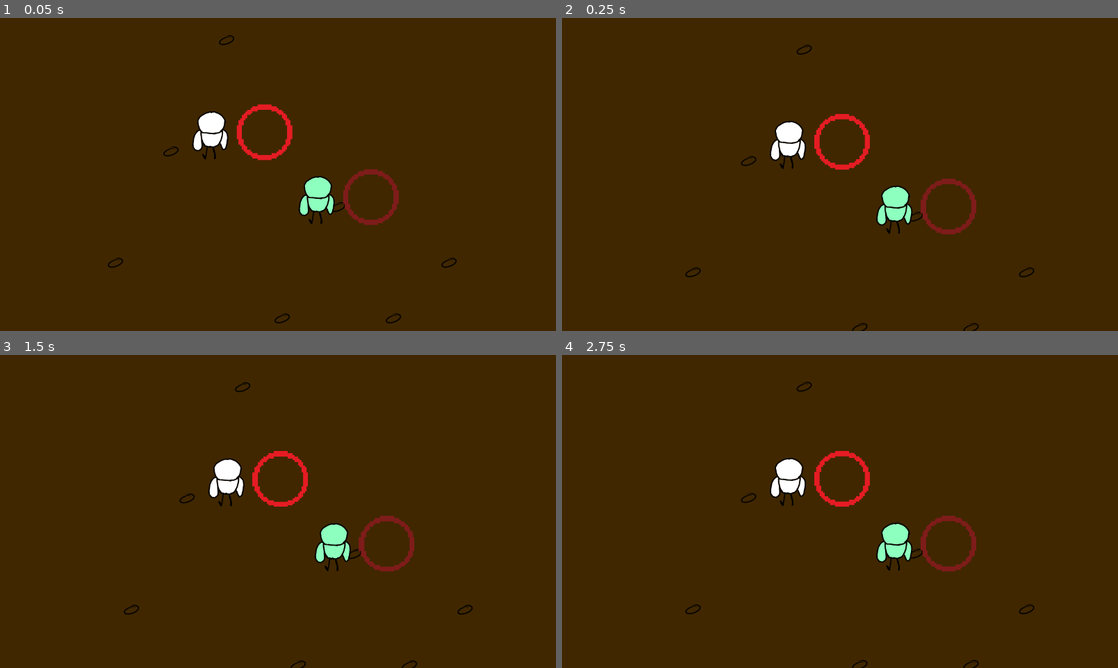
Above: before the commit, frames 1-4 (two rows, left to right).
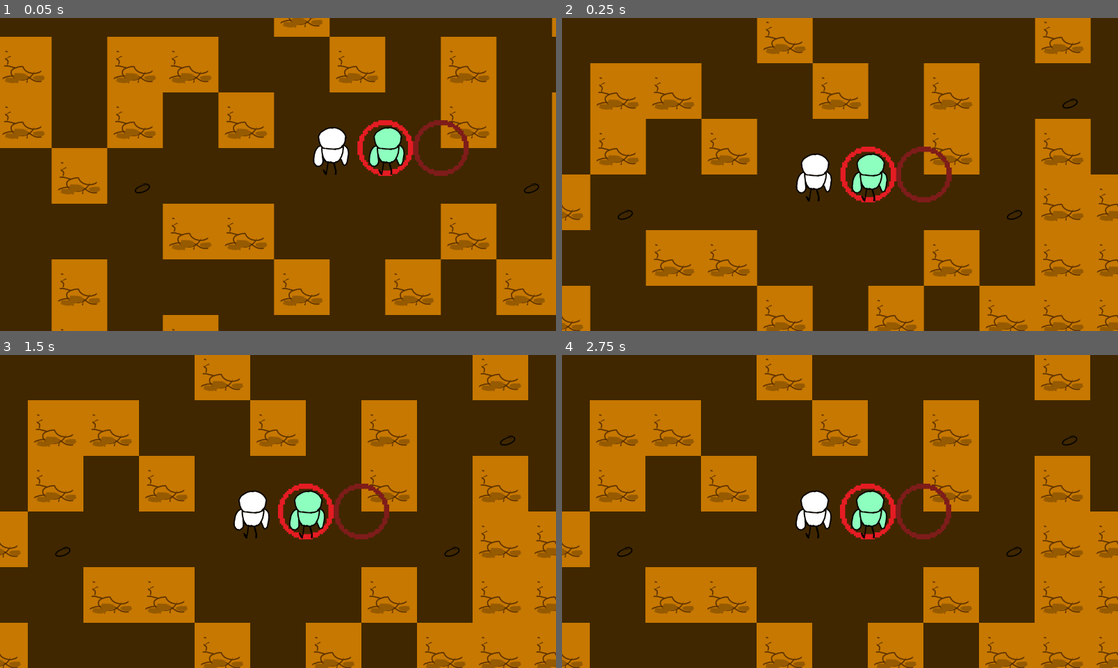
Above: after the commit, the same moments.

Repository: JustMikkk/Mine-otaurs
Game: Godot game, scene res://scenes/level.tscn
Same seed, same stepped clock (60 frames per second), same inputs: the game is played once before the commit and once after it.
Inputs:
- Up to frame 1 (0.05 s): no input
- Up to frame 2 (0.25 s): no input
- Up to frame 3 (1.5 s): no input
- Up to frame 4 (2.75 s): no input

The runs differ from the first frame. In frame 1, 37% of the frame differs, in the area x 0-100%, y 0-100%; in frame 2, 40%; in frame 3, 40%; in frame 4, 40%.

Commit message:
feat: basic tilemap integration

Diff:
--- a/globals/TilesConfig.gd
+++ b/globals/TilesConfig.gd
@@ -1,7 +1,33 @@
 extends Node
 
 
-const WALL_BLANK := Vector2i(5, 0)
-const WALL_OBSIDIAN := Vector2i(3, 7)
+const WALL_DEFAULT = Vector2(1, 1)
+const WALL_OBSIDIAN = Vector2i(0, 6)
 
-const WALL_DEFAULT := Vector2(1, 1)
+const WALL_CORNER_TOP_LEFT = Vector2i(0, 0)
+const WALL_CORNER_TOP_RIGHT = Vector2i(4, 0)
+const WALL_CORNER_BOTTOM_LEFT = Vector2i(0, 4)
+const WALL_CORNER_BOTTOM_RIGHT = Vector2i(4, 4)
+
+const WALLS_EDGE_TOP = [Vector2i(1, 0), Vector2i(2, 0), Vector2i(3, 0)]
+const WALLS_EDGE_LEFT = [Vector2i(0, 1), Vector2i(0, 2), Vector2i(0, 3)]
+const WALLS_EDGE_RIGHT = [Vector2i(4, 1), Vector2i(4, 2), Vector2i(4, 3)]
+const WALLS_EDGE_BOTTOM = [Vector2i(1, 4), Vector2i(2, 4), Vector2i(3, 4)]
+
+const WALLS_INSIDE = [
+	Vector2i(1, 1), Vector2i(2, 1), Vector2i(3, 1),
+	Vector2i(1, 2), Vector2i(2, 2), Vector2i(3, 2),
+	Vector2i(1, 3), Vector2i(2, 3), Vector2i(3, 3),
+]
+
+const WALL_ONE_TOP = Vector2i(6, 2)
+const WALL_ONE_LEFT = Vector2i(2, 6)
+const WALL_ONE_RIGHT = Vector2i(7, 6)
+const WALL_ONE_BOTTOM = Vector2i(6, 7)
+
+const WALLS_UP_DOWN = [Vector2i(6, 3), Vector2i(6, 4), Vector2i(6, 5)]
+const WALLS_LEFT_RIGHT = [Vector2i(3, 6), Vector2i(4, 6), Vector2i(5, 6)]
+
+const WALL_CROSSROAD = Vector2i(6, 6)
+
+const WALL_SINGULAR = Vector2i(6, 0)
--- a/scenes/level.gd
+++ b/scenes/level.gd
@@ -8,15 +8,21 @@
 @onready var _walls_tile_map: TileMapLayer = $"Walls-TileMap"
 @onready var _map_generator: MapGenerator = $MapGenerator
 
+@onready var _player_1: Player = $P1
+@onready var _player_2: Player = $P2
+
 
 func _ready() -> void:
-	$P1.break_wall.connect(_on_break_wall)
-	$P2.break_wall.connect(_on_break_wall)
+	_player_1.break_wall.connect(_on_break_wall)
+	_player_2.break_wall.connect(_on_break_wall)
 
 	_map_generator.generate_maze()
+	_player_1.global_position = _map_generator.map_size / 2 * 128
+	_player_2.global_position = _map_generator.map_size / 2 * 128 + Vector2i(128, 0)
+
 
 func _on_break_wall(pos: Vector2i) -> void:
 	if _walls_tile_map.get_cell_atlas_coords(_walls_tile_map.local_to_map(pos)) == TilesConfig.WALL_OBSIDIAN:
 		return
 
-	_walls_tile_map.set_cell(_walls_tile_map.local_to_map(pos), 1, TilesConfig.WALL_BLANK)
+	_walls_tile_map.erase_cell(_walls_tile_map.local_to_map(pos))
--- a/scenes/map_generator.gd
+++ b/scenes/map_generator.gd
@@ -7,7 +7,7 @@
 	OBSIDIAN
 }
 
-@export var _map_size: Vector2i = Vector2i(25, 25)
+@export var map_size: Vector2i = Vector2i(25, 25)
 @export var _obsidian_amount: int = 3
 
 var _map: Array[Array]
@@ -15,7 +15,7 @@
 var _empty_tiles = 9
 
 @onready var _walls_tile_map: TileMapLayer = $"../Walls-TileMap"
-@onready var _empty_tiles_goal = _map_size.x * _map_size.y / 5
+@onready var _empty_tiles_goal = map_size.x * map_size.y / 5
 
 
 func generate_maze() -> void:
@@ -41,27 +41,35 @@
 
 		filling_index = filling_index + 1 if filling_index + 1 != 4 else 0
 
+	#_print_map()
+	_apply_to_tilemap()
 
-	_fill_tiles_top_left()
-	_fill_tiles_top_right()
-	_fill_tiles_bottom_left()
-	_fill_tiles_bottom_right()
 
-	_print_map()
+#func _update_all_tiles() -> void:
 
 
 
+
+func _apply_to_tilemap() -> void:
+	for y in map_size.y:
+		for x in map_size.x:
+			if _map[y][x] == Tile.OBSIDIAN:
+				_walls_tile_map.set_cell(Vector2i(x, y), 0, TilesConfig.WALL_OBSIDIAN)
+			if _map[y][x] == Tile.WALL:
+				_walls_tile_map.set_cell(Vector2i(x, y), 0, TilesConfig.WALL_DEFAULT)
+
+
 func _fill_tiles_top_left() -> void:
-	_fill_tiles(0, _map_size.x, 0, _map_size.y, 1, 1)
+	_fill_tiles(0, map_size.x, 0, map_size.y, 1, 1)
 
 func _fill_tiles_top_right() -> void:
-	_fill_tiles(_map_size.x -1, -1, 0, _map_size.y, -1, 1)
+	_fill_tiles(map_size.x -1, -1, 0, map_size.y, -1, 1)
 
 func _fill_tiles_bottom_left() -> void:
-	_fill_tiles(0, _map_size.x, _map_size.y -1, -1, 1, -1)
+	_fill_tiles(0, map_size.x, map_size.y -1, -1, 1, -1)
 
 func _fill_tiles_bottom_right() -> void:
-	_fill_tiles(_map_size.x -1, -1, _map_size.y, -1, -1, -1)
+	_fill_tiles(map_size.x -1, -1, map_size.y, -1, -1, -1)
 
 
 func _fill_tiles(start_x: int, end_x: int, start_y: int, end_y: int, step_x: int, step_y: int) -> void:
@@ -114,8 +122,8 @@
 
 
 func _is_tile_wall(x: int, y: int) -> bool:
-	if x < 0 or x >= _map_size.x: return false
-	if y < 0 or y >= _map_size.y: return false
+	if x < 0 or x >= map_size.x: return false
+	if y < 0 or y >= map_size.y: return false
 
 	return _map[y][x] == Tile.WALL
 
@@ -124,13 +132,13 @@
 	return _map[y][x] == Tile.OBSIDIAN
 
 func _is_tile_empty(x: int, y: int) -> bool:
-	if x < 0 or x >= _map_size.x: return false
-	if y < 0 or y >= _map_size.y: return false
+	if x < 0 or x >= map_size.x: return false
+	if y < 0 or y >= map_size.y: return false
 	return _map[y][x] == Tile.EMPTY
 
 
 func _add_start_room() -> void:
-	var starter_tile := Vector2i(_map_size.x / 2 -1, _map_size.y / 2 -1)
+	var starter_tile := Vector2i(map_size.x / 2 -1, map_size.y / 2 -1)
 	for y in range(3):
 		for x in range(3):
 			_map[starter_tile.y + y][starter_tile.x + x] = Tile.EMPTY
@@ -147,9 +155,9 @@
 
 
 func _fill_with_walls() -> void:
-	for y in range(_map_size.y):
+	for y in range(map_size.y):
 		_map.append([])
-		for x in range(_map_size.x):
+		for x in range(map_size.x):
 			_map[y].append(Tile.WALL)
 
 
--- a/tilesets/walls.tres
+++ b/tilesets/walls.tres
@@ -157,6 +157,7 @@
 6:2/0 = 0
 6:2/0/terrain_set = 0
 6:2/0/terrain = 0
+6:2/0/physics_layer_0/polygon_0/points = PackedVector2Array(-55.6007, -31.0461, -30.7638, -52.4961, 18.3454, -55.3184, 56.7296, -33.8684, 64, 64, -64, 64)
 6:2/0/terrains_peering_bit/bottom_side = 0
 0:3/0 = 0
 0:3/0/terrain_set = 0
@@ -215,7 +216,7 @@
 6:3/0 = 0
 6:3/0/terrain_set = 0
 6:3/0/terrain = 0
-6:3/0/physics_layer_0/polygon_0/points = PackedVector2Array(64, -2, 46, 50, 6, 64, -32, 64, -64, 31, -64, -10, -44, -54, -3, -64, 41, -53)
+6:3/0/physics_layer_0/polygon_0/points = PackedVector2Array(64, -64, 64, 64, -64, 64, -64, -64)
 6:3/0/terrains_peering_bit/bottom_side = 0
 6:3/0/terrains_peering_bit/top_side = 0
 0:4/0 = 0
@@ -262,18 +263,19 @@
 6:4/0 = 0
 6:4/0/terrain_set = 0
 6:4/0/terrain = 0
+6:4/0/physics_layer_0/polygon_0/points = PackedVector2Array(64, -64, 64, 64, -64, 64, -64, -64)
 6:4/0/terrains_peering_bit/bottom_side = 0
 6:4/0/terrains_peering_bit/top_side = 0
 6:5/0 = 0
 6:5/0/terrain_set = 0
 6:5/0/terrain = 0
-6:5/0/physics_layer_0/polygon_0/points = PackedVector2Array(-11, -50, 64, -30, 64, 64, -64, 64, -64, -17)
+6:5/0/physics_layer_0/polygon_0/points = PackedVector2Array(64, -64, 64, 64, -64, 64, -64, -64)
 6:5/0/terrains_peering_bit/bottom_side = 0
 6:5/0/terrains_peering_bit/top_side = 0
 5:6/0 = 0
 5:6/0/terrain_set = 0
 5:6/0/terrain = 0
-5:6/0/physics_layer_0/polygon_0/points = PackedVector2Array(-23, -50, 64, -64, 64, 64, -30, 53, -53, -1)
+5:6/0/physics_layer_0/polygon_0/points = PackedVector2Array(64, -64, 64, 64, -64, 64, -64, -64)
 5:6/0/terrains_peering_bit/right_side = 0
 5:6/0/terrains_peering_bit/left_side = 0
 6:6/0 = 0
@@ -297,21 +299,26 @@
 2:6/0 = 0
 2:6/0/terrain_set = 0
 2:6/0/terrain = 0
+2:6/0/physics_layer_0/polygon_0/points = PackedVector2Array(-51.5, -34, -1.5, -64, 64, -64, 64, 64, -30.5, 64, -52.5, 34)
 2:6/0/terrains_peering_bit/right_side = 0
 3:6/0 = 0
 3:6/0/terrain_set = 0
 3:6/0/terrain = 0
+3:6/0/physics_layer_0/polygon_0/points = PackedVector2Array(-64, -64, 64, -64, 64, 64, -64, 64)
 3:6/0/terrains_peering_bit/right_side = 0
 3:6/0/terrains_peering_bit/left_side = 0
 4:6/0 = 0
 4:6/0/terrain_set = 0
 4:6/0/terrain = 0
+4:6/0/physics_layer_0/polygon_0/points = PackedVector2Array(-64, -64, 64, -64, 64, 64, -64, 64)
 4:6/0/terrains_peering_bit/right_side = 0
 4:6/0/terrains_peering_bit/left_side = 0
 6:0/0 = 0
 6:0/0/terrain_set = 0
 6:0/0/terrain = 0
+6:0/0/physics_layer_0/polygon_0/points = PackedVector2Array(-54.4717, -40.0776, 5.5, -64, 51.5, -46, 64, 22, 45.5, 51, -21.5, 64, -53.5, 39)
 0:6/0 = 0
+0:6/0/physics_layer_0/polygon_0/points = PackedVector2Array(-64, -64, 64, -64, 64, 64, -64, 64)
 
 [resource]
 tile_size = Vector2i(128, 128)
